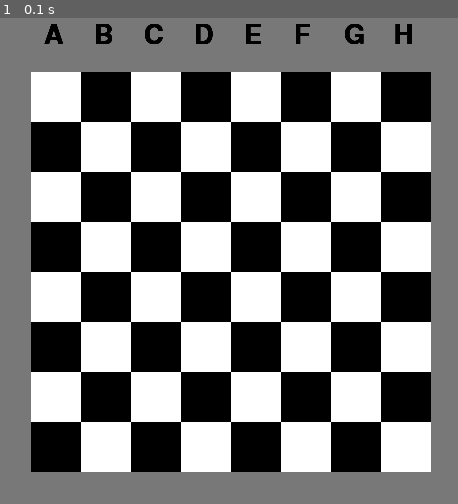
Above: before the commit, frame 1.
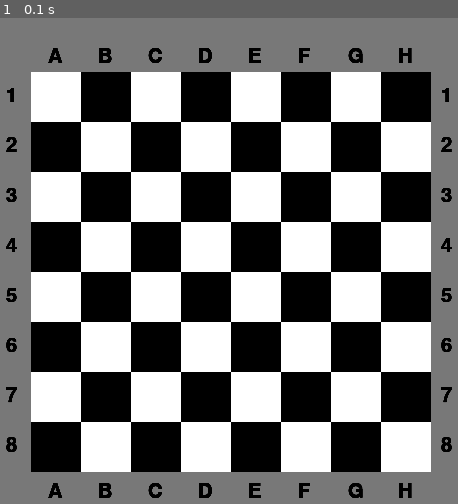
Above: after the commit, the same moment.

Repository: KucherMucher/POO11
Game: pygame game, started from pygame exerc/12/ex12.py
The game is run twice, just before and just after one commit, with the same random seed, the same clock (stepped at 60 frames per second) and the same inputs.
Inputs:
- Up to frame 1 (0.1 s): no input

The runs differ from the first frame. In frame 1, 2.4% of the frame differs, in the area x 1-99%, y 1-99%.

Commit message:
ended ex12

Diff:
--- a/pygame exerc/12/ex12.py
+++ b/pygame exerc/12/ex12.py
@@ -5,7 +5,7 @@
 
 
 
-fonte = pygame.font.Font(None, 40)
+fonte = pygame.font.Font(None, 30)
 
 black = (0, 0, 0)
 white = (255, 255, 255)
@@ -28,14 +28,13 @@
         for culumn in range(8):
             color = white if cor else black
             pygame.draw.rect(screen, color, (rect_coord[0]+(rect_size*culumn), rect_coord[1]+(rect_size*raw), rect_size, rect_size))
-            screen.blit(fonte.render(f"{chr(65+culumn)}", True, (0, 0, 0)), (rect_coord[0]+13+ rect_size*culumn, 50))
 
-
+            screen.blit(fonte.render(f"{chr(65+culumn)}", True, (0, 0, 0)), (rect_coord[0]+ 17+ rect_size*culumn, rect_coord[1]-rect_size/2))
+            screen.blit(fonte.render(f"{chr(65+culumn)}", True, (0, 0, 0)), (rect_coord[0]+17+ rect_size*culumn, rect_coord[1]+rect_size*8+10))
+            screen.blit(fonte.render(f"{1+raw}", True, (0, 0, 0)), (rect_coord[0]-rect_size/2, rect_coord[0]+14+rect_size*raw)) #é assim as coordenadas dos textos para fazer
+            screen.blit(fonte.render(f"{1+raw}", True, (0, 0, 0)), (rect_coord[0]+rect_size*8+10, rect_coord[0]+14+rect_size*raw))
 
             cor = not cor
-
-
-
 
     pygame.display.update()
 
